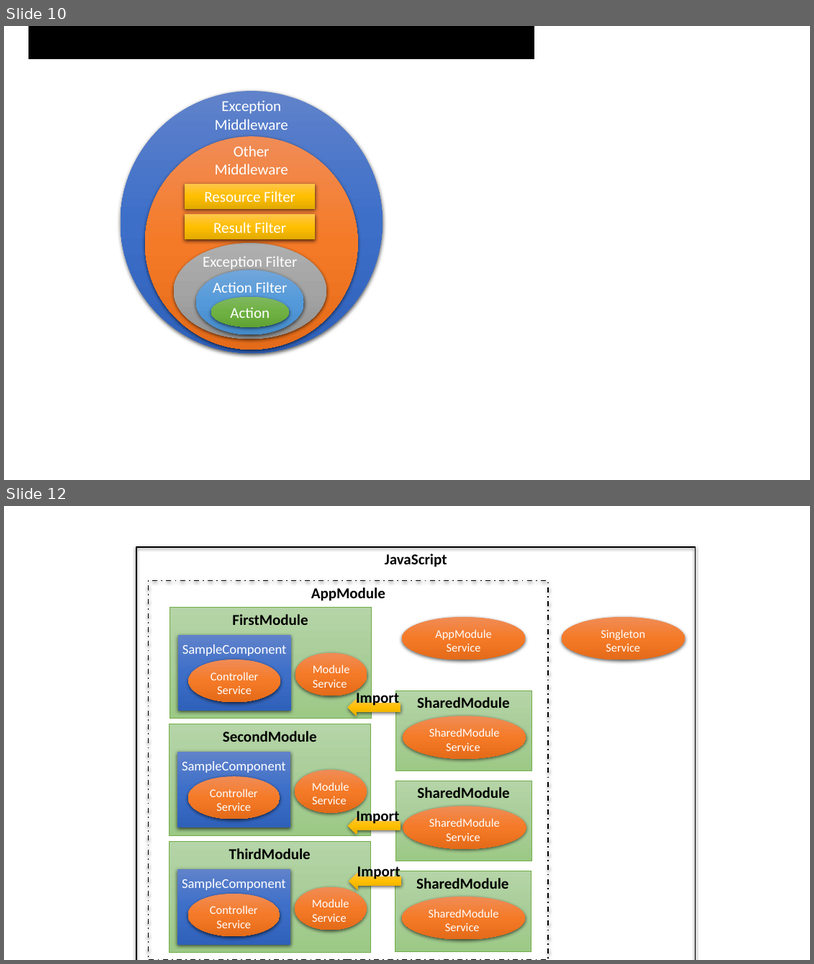
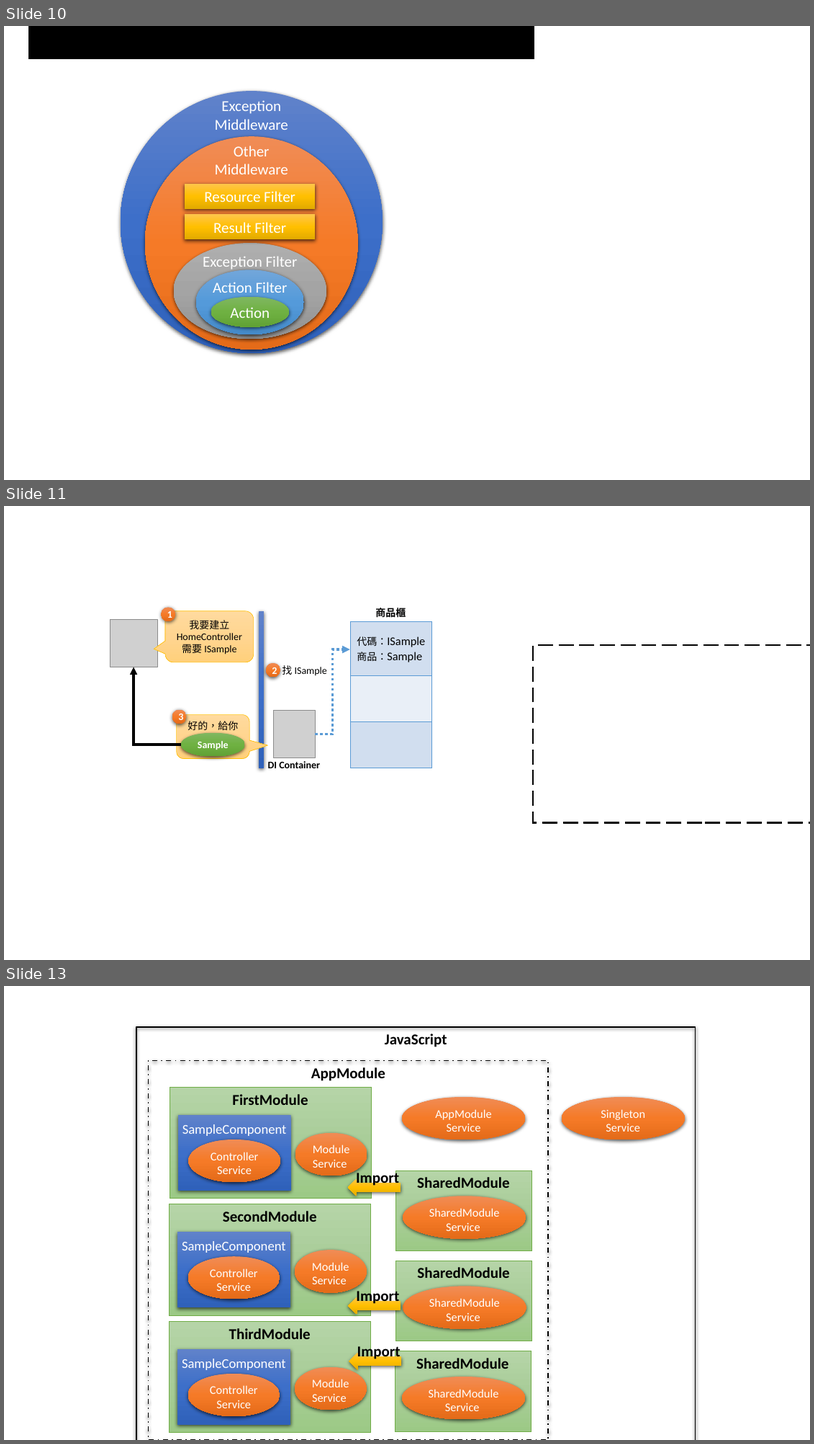
Before and after one commit to johnwu1114/blog-johnwu-cc, a slide deck: source/_assets/ironman.pptx. Shown one above the other, each under a label of ours: slides 10 and 12 before the commit, slides 10, 11 and 13 after it; the slides between them are not shown. The pictures are 814x964 and 814x1444 pixels, drawn with LibreOffice and Linux fonts; fonts in the diff are those of the drawing; grey boxes stand for pictures. Boxes give left, top, right and bottom in pixels: in the first picture for what was removed or moved away, otherwise in the second. Text is boxed around its words. In the diff, an @@ line names an element or a change of style, - is before the commit and + after.

```diff
--- a/source/_assets/ironman.pptx
+++ b/source/_assets/ironman.pptx
@@ slide 11 added at (4, 506, 810, 960), background #FFFFFF @@
@@ ellipse added at (161, 607, 175, 621), fill gradient #F18C57 to #F67B28 to #E56C19, 12 pt, text #FFFFFF, bold @@
+1
@@ rounded speech box added at (165, 611, 254, 663), fill gradient #FFDB9E to #FFD590 to #FFD07C, outline #FFC000 0.5 pt, 12 pt, text #000000 @@
+我要建立 HomeController
+需要 ISample
@@ rounded rectangle added at (260, 611, 264, 769), fill gradient #6183CB to #3E70CA to #3062BB @@
@@ text added at (376, 606, 406, 619), 12 pt, text #000000, bold @@
+商品櫃
@@ picture added at (110, 619, 157, 667) @@
@@ table added at (351, 621, 432, 768), 3 rows, 1 columns @@
+代碼：ISample / 商品：Sample
+
+
@@ elbow arrow added from (316, 734) to (350, 649), #5B9BD5 3 pt dashed @@
@@ rectangle added at (533, 645, 810, 823), outline #000000 2.25 pt dashed @@
@@ elbow arrow added from (181, 744) to (134, 667), #000000 3 pt @@
@@ ellipse added at (266, 663, 280, 677), fill gradient #F18C57 to #F67B28 to #E56C19, 12 pt, text #FFFFFF, bold @@
+2
@@ text added at (282, 665, 327, 676), 12 pt, text #000000 @@
+找 ISample
@@ ellipse added at (172, 709, 186, 723), fill gradient #F18C57 to #F67B28 to #E56C19, 12 pt, text #FFFFFF, bold @@
+3
@@ rounded speech box added at (176, 715, 250, 759), fill gradient #FFDB9E to #FFD590 to #FFD07C, outline #FFC000 0.5 pt, 12 pt, text #000000 @@
+好的，給你
@@ picture added at (274, 710, 316, 758) @@
@@ ellipse added at (181, 733, 245, 757), fill gradient #81B861 to #6FB242 to #62A336, 12 pt, text #FFFFFF, bold @@
+Sample
@@ text added at (268, 761, 320, 768), 12 pt, text #000000, bold @@
+DI Container
@@ what was slide 12 is now slide 13 @@
```
Also in this commit, not shown: 1 slide changed, 3 other files.
